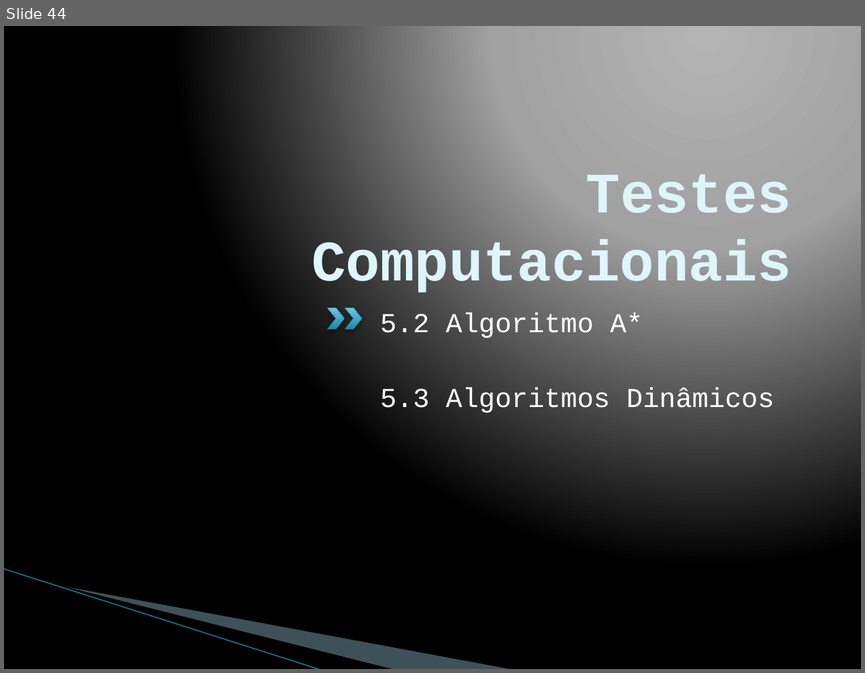
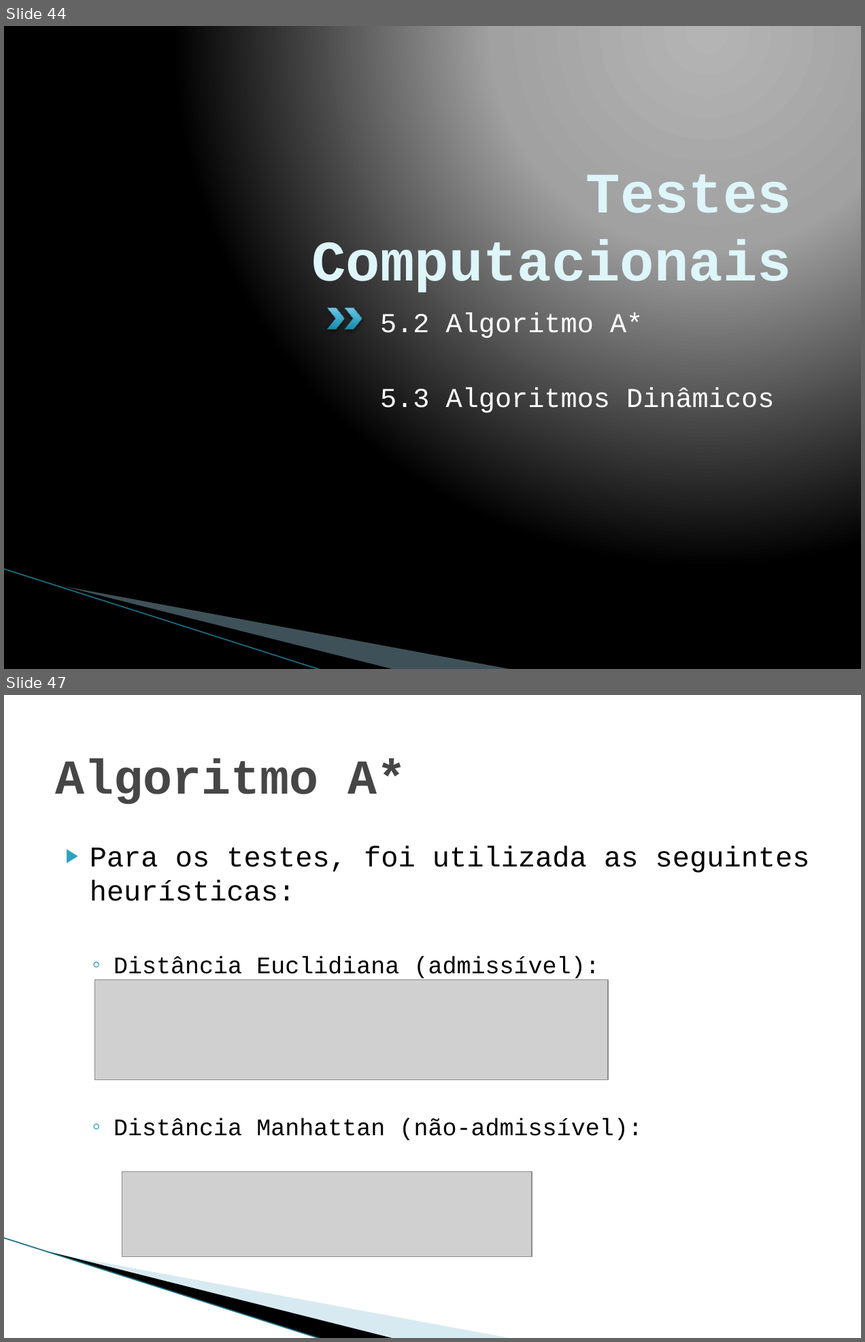
Before and after one commit to pedrohbh/PG-Dissertacao, a slide deck: Academia/Apresentação PG/Apresentação PG.pptx. Shown one above the other, each under a label of ours: slide 44 before the commit, slides 44 and 47 after it; the slides between them are not shown. The pictures are 865x673 and 865x1342 pixels, drawn with LibreOffice and Linux fonts; fonts in the diff are those of the drawing; grey boxes stand for pictures; background and template pictures are left out. Boxes give left, top, right and bottom in pixels: in the first picture for what was removed or moved away, otherwise in the second. Text is boxed around its words. In the diff, an @@ line names an element or a change of style, - is before the commit and + after.

```diff
--- a/Academia/Apresentação PG/Apresentação PG.pptx
+++ b/Academia/Apresentação PG/Apresentação PG.pptx
@@ slide 47 added at (4, 695, 861, 1338), background #FFFFFF; not listed: 3 template elements that a slide beside it also shows @@
@@ title added at (55, 759, 407, 804), 41 pt, text #464646, bold @@
+Algoritmo A*
@@ text added at (90, 845, 810, 1140), 20 pt, text #000000 @@
+▶ Para os testes, foi utilizada as seguintes heurísticas:
+  ◦ Distância Euclidiana (admissível):
+  ◦ Distância Manhattan (não-admissível):
@@ picture added at (95, 979, 607, 1079) @@
@@ picture added at (122, 1172, 532, 1256) @@
```
Also in this commit, not shown: 7 other slides added, 6 other files.
